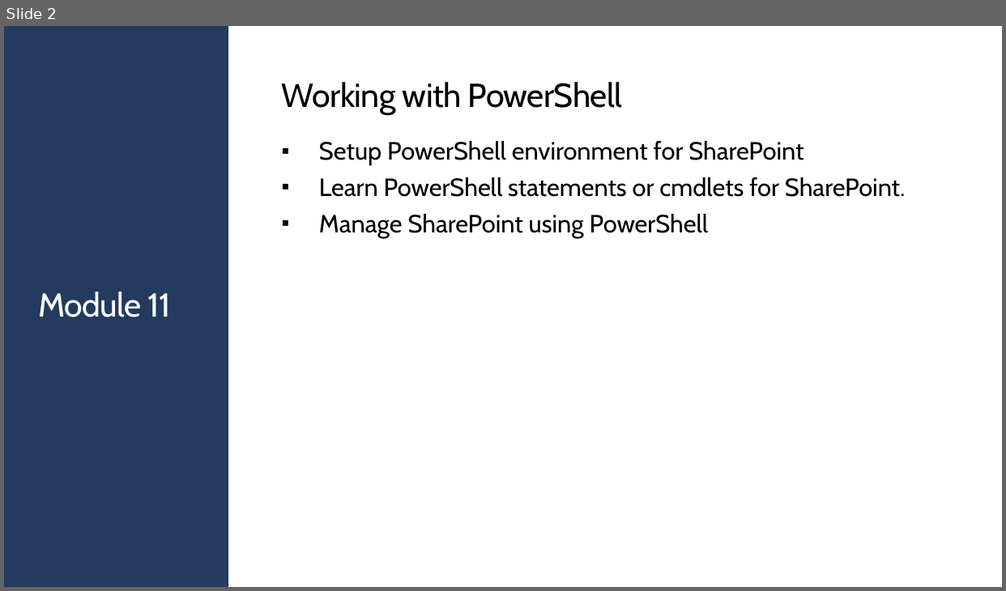
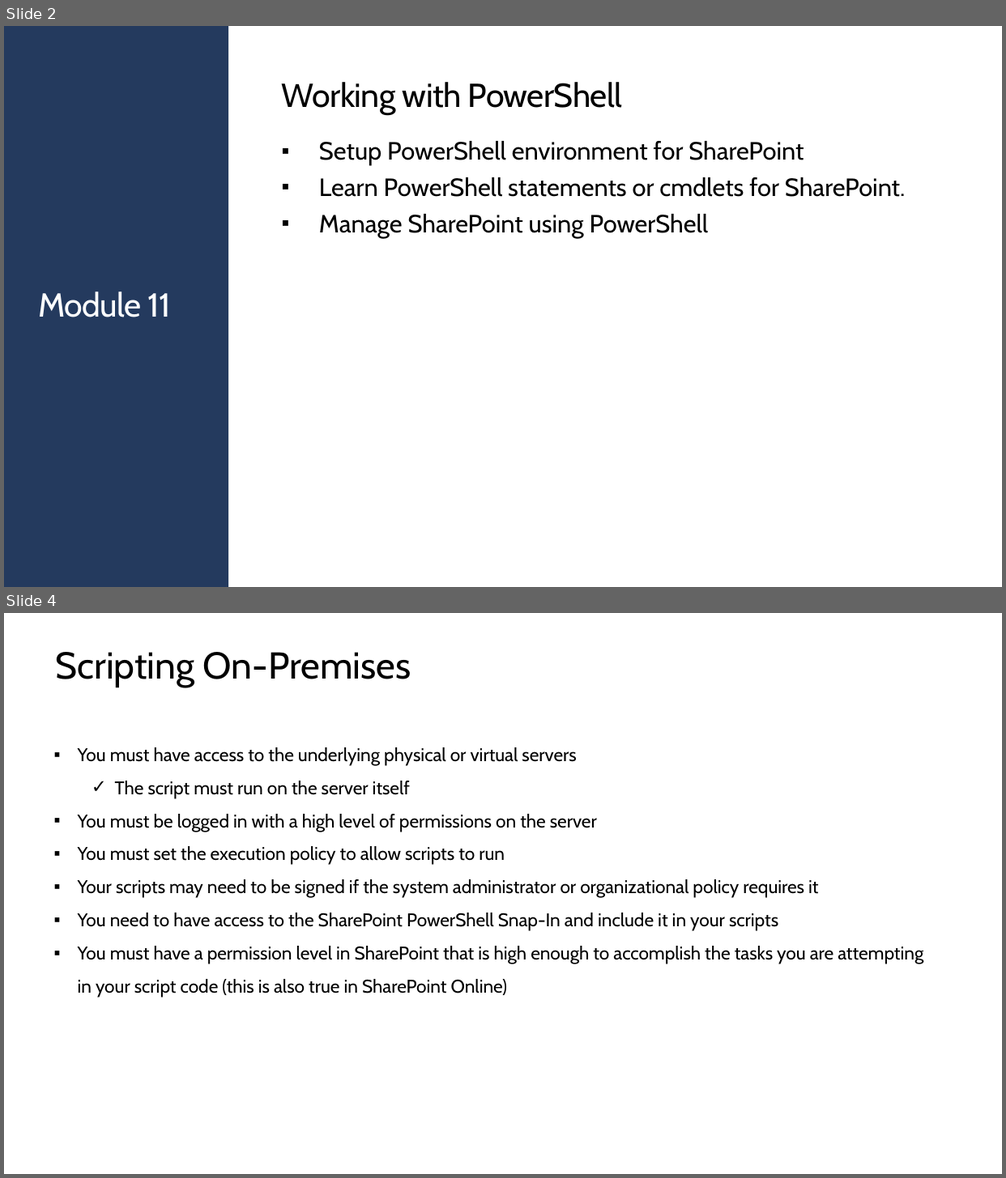
Before and after one commit to JPOWER4/SharePoint-2019-Training, a slide deck: Microsoft SharePoint 2019 Module 11.pptx. Shown one above the other, each under a label of ours: slide 2 before the commit, slides 2 and 4 after it; the slides between them are not shown. The pictures are 1006x591 and 1006x1178 pixels, drawn with LibreOffice and Linux fonts; fonts in the diff are those of the drawing. Boxes give left, top, right and bottom in pixels: in the first picture for what was removed or moved away, otherwise in the second. Text is boxed around its words. In the diff, an @@ line names an element or a change of style, - is before the commit and + after.

```diff
--- a/Microsoft SharePoint 2019 Module 11.pptx
+++ b/Microsoft SharePoint 2019 Module 11.pptx
@@ slide 4 added at [4, 613, 1002, 1174], background #FFFFFF @@
@@ text added at [55, 652, 411, 688], 36 pt, text #000000 @@
+Scripting On-Premises
@@ text added at [78, 747, 923, 998], 17.6 pt, text #000000 @@
+▪ You must have access to the underlying physical or virtual servers
+  ✓ The script must run on the server itself
+▪ You must be logged in with a high level of permissions on the server
+▪ You must set the execution policy to allow scripts to run
+▪ Your scripts may need to be signed if the system administrator or organizational policy requires it
+▪ You need to have access to the SharePoint PowerShell Snap-In and include it in your scripts
+▪ You must have a permission level in SharePoint that is high enough to accomplish the tasks you are attempting in your script code (this is also true in SharePoint Online)
```
Also in this commit, not shown: 5 other slides added, 3 slides removed, 1 other file.
